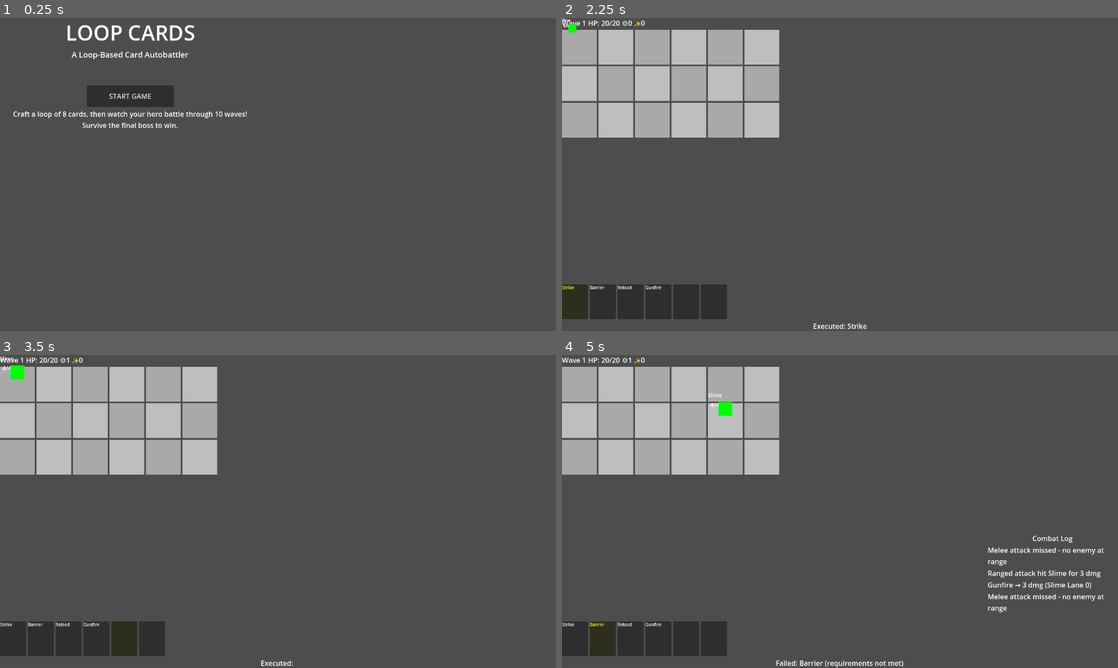
Above: before the commit, frames 1-4 (two rows, left to right).
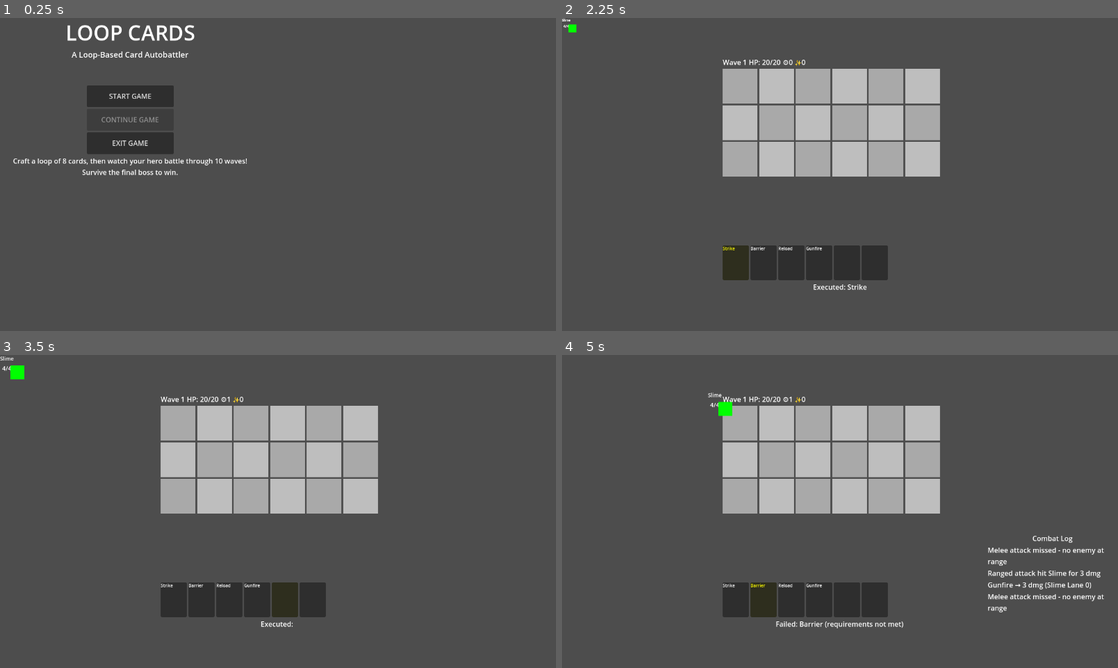
Above: after the commit, the same moments.

Repository: apearms/cardloop-game
Game: Godot game, scene res://scenes/main.tscn
Same seed, same stepped clock (60 frames per second), same inputs: the game is played once before the commit and once after it.
Inputs (mouse positions are in pixels of both pictures, inside the frame that each line leads up to):
- Up to frame 1 (0.25 s): no input
- Up to frame 2 (2.25 s): click "START GAME" at 0.5 s; click "RUN LOOP" at 1.25 s; click "Easy - Wave 1 2 Slimes • Heal…" at 2 s
- Up to frame 3 (3.5 s): tap Enter (ui_accept) at 2.75, 3.02 s; move the mouse to (400, 495) at 2.77 s; click (400, 495) at 2.92 s
- Up to frame 4 (5 s): drag from (728, 527) to (812, 574) at 3.52 s; tap Enter (ui_accept) at 4.25 s; move the mouse to (895, 442) at 4.27 s; click (895, 442) at 4.42 s

The runs differ from the first frame. In frame 1, 2.1% of the frame differs, in the area x 2-45%, y 29-51%; in frame 2, 28%; in frame 3, 28%; in frame 4, 28%, in the area x 0-68%, y 0-100%.

Commit message:
Few more bugs changed

Diff:
--- a/project.godot
+++ b/project.godot
@@ -24,6 +24,8 @@
 AudioManager="*res://scripts/AudioManager.gd"
 GridManager="*res://scripts/GridManager.gd"
 ArtifactDB="*res://scripts/ArtifactDB.gd"
+SaveManager="*res://scripts/SaveManager.gd"
+GlobalPause="*res://scripts/GlobalPause.gd"
 
 [display]
 
--- a/scenes/battle/Battle.tscn
+++ b/scenes/battle/Battle.tscn
@@ -9,57 +9,65 @@
 anchor_bottom = 1.0
 script = ExtResource("1_battle")
 
-[node name="VBox" type="VBoxContainer" parent="."]
+[node name="CenterContainer" type="CenterContainer" parent="."]
 layout_mode = 1
 anchors_preset = 15
 anchor_right = 1.0
 anchor_bottom = 1.0
 
-[node name="TopBar" type="HBoxContainer" parent="VBox"]
+[node name="AspectRatioContainer" type="AspectRatioContainer" parent="CenterContainer"]
+layout_mode = 2
+custom_minimum_size = Vector2(960, 540)
+stretch_mode = 1
+
+[node name="VBox" type="VBoxContainer" parent="CenterContainer/AspectRatioContainer"]
 layout_mode = 2
 
-[node name="WaveLabel" type="Label" parent="VBox/TopBar"]
+[node name="TopBar" type="HBoxContainer" parent="CenterContainer/AspectRatioContainer/VBox"]
+layout_mode = 2
+
+[node name="WaveLabel" type="Label" parent="CenterContainer/AspectRatioContainer/VBox/TopBar"]
 layout_mode = 2
 text = "Wave 1"
 
-[node name="HPLabel" type="Label" parent="VBox/TopBar"]
+[node name="HPLabel" type="Label" parent="CenterContainer/AspectRatioContainer/VBox/TopBar"]
 layout_mode = 2
 text = "HP: 20/20"
 
-[node name="ResourcesLabel" type="Label" parent="VBox/TopBar"]
+[node name="ResourcesLabel" type="Label" parent="CenterContainer/AspectRatioContainer/VBox/TopBar"]
 layout_mode = 2
 text = "⚙️0 ✨0"
 
-[node name="BattleArea" type="VBoxContainer" parent="VBox"]
+[node name="BattleArea" type="VBoxContainer" parent="CenterContainer/AspectRatioContainer/VBox"]
 layout_mode = 2
 size_flags_vertical = 3
 
-[node name="GridContainer" type="GridContainer" parent="VBox/BattleArea"]
+[node name="GridContainer" type="GridContainer" parent="CenterContainer/AspectRatioContainer/VBox/BattleArea"]
 layout_mode = 2
 columns = 6
 
-[node name="SpawnQueueContainer" type="VBoxContainer" parent="VBox/BattleArea"]
+[node name="SpawnQueueContainer" type="VBoxContainer" parent="CenterContainer/AspectRatioContainer/VBox/BattleArea"]
 layout_mode = 2
 
-[node name="QueueLabel0" type="Label" parent="VBox/BattleArea/SpawnQueueContainer"]
+[node name="QueueLabel0" type="Label" parent="CenterContainer/AspectRatioContainer/VBox/BattleArea/SpawnQueueContainer"]
 layout_mode = 2
 text = ""
 horizontal_alignment = 2
 
-[node name="QueueLabel1" type="Label" parent="VBox/BattleArea/SpawnQueueContainer"]
+[node name="QueueLabel1" type="Label" parent="CenterContainer/AspectRatioContainer/VBox/BattleArea/SpawnQueueContainer"]
 layout_mode = 2
 text = ""
 horizontal_alignment = 2
 
-[node name="QueueLabel2" type="Label" parent="VBox/BattleArea/SpawnQueueContainer"]
+[node name="QueueLabel2" type="Label" parent="CenterContainer/AspectRatioContainer/VBox/BattleArea/SpawnQueueContainer"]
 layout_mode = 2
 text = ""
 horizontal_alignment = 2
 
-[node name="LoopDisplay" type="HBoxContainer" parent="VBox"]
+[node name="LoopDisplay" type="HBoxContainer" parent="CenterContainer/AspectRatioContainer/VBox"]
 layout_mode = 2
 
-[node name="StatusLabel" type="Label" parent="VBox"]
+[node name="StatusLabel" type="Label" parent="CenterContainer/AspectRatioContainer/VBox"]
 layout_mode = 2
 text = "Ready to battle!"
 horizontal_alignment = 1
--- a/scenes/ui/PauseMenu.tscn
+++ b/scenes/ui/PauseMenu.tscn
@@ -54,10 +54,6 @@
 layout_mode = 2
 text = "Save Game"
 
-[node name="LoadButton" type="Button" parent="CenterContainer/VBox"]
-layout_mode = 2
-text = "Load Game"
-
 [node name="Spacer2" type="Control" parent="CenterContainer/VBox"]
 layout_mode = 2
 custom_minimum_size = Vector2(0, 20)
--- a/scripts/Battle.gd
+++ b/scripts/Battle.gd
@@ -8,16 +8,16 @@
 signal battle_won
 signal battle_lost
 
-@onready var wave_label: Label = $VBox/TopBar/WaveLabel
-@onready var hp_label: Label = $VBox/TopBar/HPLabel
-@onready var resources_label: Label = $VBox/TopBar/ResourcesLabel
-@onready var grid_container: GridContainer = $VBox/BattleArea/GridContainer
-@onready var loop_display: HBoxContainer = $VBox/LoopDisplay
-@onready var status_label: Label = $VBox/StatusLabel
+@onready var wave_label: Label = $CenterContainer/AspectRatioContainer/VBox/TopBar/WaveLabel
+@onready var hp_label: Label = $CenterContainer/AspectRatioContainer/VBox/TopBar/HPLabel
+@onready var resources_label: Label = $CenterContainer/AspectRatioContainer/VBox/TopBar/ResourcesLabel
+@onready var grid_container: GridContainer = $CenterContainer/AspectRatioContainer/VBox/BattleArea/GridContainer
+@onready var loop_display: HBoxContainer = $CenterContainer/AspectRatioContainer/VBox/LoopDisplay
+@onready var status_label: Label = $CenterContainer/AspectRatioContainer/VBox/StatusLabel
 @onready var queue_labels: Array[Label] = [
-	$VBox/BattleArea/SpawnQueueContainer/QueueLabel0,
-	$VBox/BattleArea/SpawnQueueContainer/QueueLabel1,
-	$VBox/BattleArea/SpawnQueueContainer/QueueLabel2
+	$CenterContainer/AspectRatioContainer/VBox/BattleArea/SpawnQueueContainer/QueueLabel0,
+	$CenterContainer/AspectRatioContainer/VBox/BattleArea/SpawnQueueContainer/QueueLabel1,
+	$CenterContainer/AspectRatioContainer/VBox/BattleArea/SpawnQueueContainer/QueueLabel2
 ]
 @onready var combat_log: VBoxContainer = $CombatLog
 @onready var log_container: VBoxContainer = $CombatLog/LogScroll/LogContainer
@@ -31,7 +31,8 @@
 var current_block: int = 0
 var wave_spawn_data: Array[Dictionary] = []
 var spawn_timer: float = 0.0
-var spawn_queue: Array[int] = [] # Queue count per lane
+#var spawn_queue: Array[String] = [] # Queue of enemy IDs to spawn
+var spawn_queue := [0, 0, 0]   # one counter per lane
 var combat_log_entries: Array[String] = []
 const MAX_LOG_ENTRIES = 50
 
@@ -54,8 +55,7 @@
 func _input(event):
 	if event.is_action_pressed("ui_accept"):  # Tab key
 		_toggle_combat_log()
-	elif event.is_action_pressed("ui_cancel"):  # ESC key
-		_toggle_pause_menu()
+	# ESC handling moved to GlobalPause singleton
 
 func _setup_pause_menu():
 	pause_menu = pause_menu_scene.instantiate()
@@ -168,7 +168,7 @@
 
 	# Initialize grid and spawn queue
 	GridManager.clear()
-	spawn_queue = [0, 0, 0] # 3 lanes
+	spawn_queue = [] # Clear enemy queue
 
 	# Reset resources
 	GameState.reset_resources()
@@ -183,7 +183,12 @@
 	_create_loop_display()
 
 	# Spawn enemies immediately before first loop
-	_spawn_enemies()
+	if not wave_spawn_data.is_empty():
+		var enemy_list: Array[String] = []
+		for spawn_data in wave_spawn_data:
+			enemy_list.append(spawn_data.enemy_id)
+		_spawn_enemies_immediate(enemy_list)
+		wave_spawn_data.clear()
 
 	# Start the first player loop
 	_start_first_player_loop()
@@ -359,31 +364,21 @@
 		if e.grid_x == GridManager.HERO_COL:
 			apply_contact_damage(e)
 
+func _spawn_enemies_immediate(enemy_list: Array[String]):
+	for enemy_id in enemy_list:
+		var spawned := false
+		for lane in range(GridManager.GRID_H):
+			if GridManager.is_free(lane, GridManager.SPAWN_COL):
+				_spawn_enemy(enemy_id, lane, GridManager.SPAWN_COL)
+				spawned = true
+				break
+		if not spawned:
+			spawn_queue.append(enemy_id)   # queue if no free lane
+
 func _spawn_enemies():
-	# Clear GridManager first
-	GridManager.clear()
-
-	# Spawn all enemies immediately at wave start
-	if loop_index == 0 and not wave_spawn_data.is_empty():
-		# Iterate wave list → for each enemy
-		for spawn_data in wave_spawn_data:
-			var enemy_id = spawn_data.enemy_id
-			var spawned = false
-
-			# Try all lanes for this enemy
-			for lane in range(GridManager.GRID_H):
-				if GridManager.is_free(lane, GridManager.SPAWN_COL):
-					_spawn_enemy(enemy_id, lane, GridManager.SPAWN_COL)
-					spawned = true
-					break   # stop searching lanes for this enemy
-
-			# Only enqueue if ALL lanes are occupied (should not happen at wave start)
-			if not spawned:
-				print("Warning: Could not spawn enemy ", enemy_id, " - all lanes occupied")
-				var preferred_lane = spawn_data.get("lane", 0)
-				spawn_queue[preferred_lane] += 1
-
-		wave_spawn_data.clear()
+	# This function is now used for ongoing spawns during battle
+	# Initial spawns are handled by _spawn_enemies_immediate()
+	pass
 
 func request_move(enemy, new_x):
 	var old_x = enemy.grid_x
@@ -457,6 +452,7 @@
 			return
 
 	# If all lanes full, add to spawn queue
+	#var spawn_queue := [0,0,0]   # one counter per lane
 	spawn_queue[preferred_lane] += 1
 	_update_spawn_queue_display()
 
@@ -473,6 +469,7 @@
 			_spawn_enemy(enemy_id, free_lane, spawn_col)
 		else:
 			# All lanes blocked, enqueue spawn
+			#var spawn_queue := [0,0,0]   # one counter per lane
 			spawn_queue[lane] += 1
 			_update_spawn_queue_display()
 
@@ -498,21 +495,35 @@
 	tween.tween_property(enemy, "scale", Vector2.ONE, 0.3)
 
 func _dequeue_spawns():
-	# Pop as many queued enemies as there are free lanes in that lane
-	for lane in range(spawn_queue.size()):
-		var spawn_col = GridManager.GRID_W - 1
-		while spawn_queue[lane] > 0 and GridManager.is_free(lane, spawn_col):
-			# Spawn a generic enemy (we'll need to track enemy types in queue later)
-			_spawn_enemy("Slime", lane, spawn_col)
-			spawn_queue[lane] -= 1
+	# Process spawn queue until lanes are full each turn
+	var spawned_this_turn = []
+	for enemy_id in spawn_queue:
+		var spawned = false
+		for lane in range(GridManager.GRID_H):
+			if GridManager.is_free(lane, GridManager.SPAWN_COL):
+				_spawn_enemy(enemy_id, lane, GridManager.SPAWN_COL)
+				spawned_this_turn.append(enemy_id)
+				spawned = true
+				break
+		if not spawned:
+			break  # No more free lanes, stop processing queue
+
+	# Remove spawned enemies from queue
+	for enemy_id in spawned_this_turn:
+		spawn_queue.erase(enemy_id)
 
 	# Update queue display
 	_update_spawn_queue_display()
 
 func _update_spawn_queue_display():
+	# Count enemies per lane in queue (simplified display)
+	var lane_counts = [0, 0, 0]
+	for i in range(min(spawn_queue.size(), 3)):
+		lane_counts[i % 3] += 1
+
 	for i in range(queue_labels.size()):
-		if i < spawn_queue.size() and spawn_queue[i] > 0:
-			queue_labels[i].text = "+" + str(spawn_queue[i])
+		if lane_counts[i] > 0:
+			queue_labels[i].text = "+" + str(lane_counts[i])
 		else:
 			queue_labels[i].text = ""
 
--- a/scripts/CardSlot.gd
+++ b/scripts/CardSlot.gd
@@ -149,17 +149,25 @@
 	modulate = Color.WHITE
 
 func _set_empty_slot_style():
-	# Create style with silver border for empty slots
+	# Create style with #777 border for empty slots
 	var style_box = StyleBoxFlat.new()
 	style_box.bg_color = Color.DARK_GRAY
 	style_box.border_width_left = 2
 	style_box.border_width_right = 2
 	style_box.border_width_top = 2
 	style_box.border_width_bottom = 2
-	style_box.border_color = Color.SILVER  # Silver border for empty slots
+	style_box.border_color = Color("#777777")  # Gray border for empty slots
 
 	# Apply the style to the background
 	background.add_theme_stylebox_override("panel", style_box)
+
+func set_drag_over_highlight(enabled: bool):
+	# Highlight empty slot during drag over
+	if card_id == "":
+		if enabled:
+			modulate = Color(1, 1, 1, 0.6)  # Indicate drop target
+		else:
+			modulate = Color.WHITE  # Normal state
 
 func _on_gui_input(event: InputEvent):
 	if event is InputEventMouseButton:
--- a/scripts/DeckCardIcon.gd
+++ b/scripts/DeckCardIcon.gd
@@ -14,6 +14,7 @@
 var card_id: String = ""
 var is_dragging: bool = false
 var drag_preview: Control = null
+var last_highlighted_slot: CardSlot = null
 
 func _ready():
 	custom_minimum_size = Vector2(64, 85)
@@ -23,6 +24,26 @@
 	mouse_entered.connect(_on_mouse_entered)
 	mouse_exited.connect(_on_mouse_exited)
 	gui_input.connect(_on_gui_input)
+
+func _process(_delta):
+	if is_dragging and drag_preview:
+		# Update drag preview position
+		drag_preview.global_position = get_global_mouse_position() - drag_preview.size / 2
+
+		# Handle drag-over highlighting
+		var prep_screen = get_tree().get_first_node_in_group("prep_screen")
+		if prep_screen and prep_screen.has_method("_find_loop_slot_at"):
+			var current_slot = prep_screen._find_loop_slot_at(get_global_mouse_position())
+
+			# Clear previous highlight
+			if last_highlighted_slot and last_highlighted_slot != current_slot:
+				last_highlighted_slot.set_drag_over_highlight(false)
+
+			# Set new highlight
+			if current_slot and current_slot != last_highlighted_slot:
+				current_slot.set_drag_over_highlight(true)
+
+			last_highlighted_slot = current_slot
 
 func set_card(id: String):
 	card_id = id
@@ -101,6 +122,12 @@
 func _end_drag():
 	if is_dragging:
 		is_dragging = false
+
+		# Clear any remaining highlight
+		if last_highlighted_slot:
+			last_highlighted_slot.set_drag_over_highlight(false)
+			last_highlighted_slot = null
+
 		var global_pos = global_position + get_global_mouse_position() - global_position
 		emit_signal("icon_drag_ended", card_id, global_pos)
 		_destroy_drag_preview()
--- /dev/null
+++ b/scripts/GlobalPause.gd
@@ -0,0 +1,31 @@
+extends Node
+
+var pause_menu_visible: bool = false
+var current_pause_menu: Control = null
+
+func _input(event):
+	if event.is_action_pressed("ui_cancel"):  # ESC key
+		if pause_menu_visible:
+			# Hide menu and unpause
+			if current_pause_menu:
+				current_pause_menu.hide_pause_menu()
+			_unpause()
+		else:
+			# Show menu and pause
+			if current_pause_menu:
+				current_pause_menu.show_pause_menu()
+			_pause()
+
+func _pause():
+	get_tree().paused = true
+	pause_menu_visible = true
+
+func _unpause():
+	get_tree().paused = false
+	pause_menu_visible = false
+
+func register_pause_menu(menu: Control):
+	current_pause_menu = menu
+
+func unregister_pause_menu():
+	current_pause_menu = null
--- a/scripts/GridManager.gd
+++ b/scripts/GridManager.gd
@@ -7,6 +7,10 @@
 const GRID_H := 3
 const HERO_COL := 0
 const SPAWN_COL := GRID_W - 1   # 5
+
+
+var grid_width : int = GRID_W
+var grid_height: int = GRID_H
 
 var occupancy := Array() # 2D bool array [lane][column]
 
--- a/scripts/Main.gd
+++ b/scripts/Main.gd
@@ -39,12 +39,15 @@
 	for child in title_screen.get_children():
 		child.queue_free()
 
-	# Create title UI
+	# Create title UI with CenterContainer
+	var center_container = CenterContainer.new()
+	center_container.size_flags_horizontal = Control.SIZE_EXPAND_FILL
+	center_container.size_flags_vertical = Control.SIZE_EXPAND_FILL
+	title_screen.add_child(center_container)
+
 	var vbox = VBoxContainer.new()
-	vbox.size_flags_horizontal = Control.SIZE_EXPAND_FILL
-	vbox.size_flags_vertical = Control.SIZE_EXPAND_FILL
 	vbox.alignment = BoxContainer.ALIGNMENT_CENTER
-	title_screen.add_child(vbox)
+	center_container.add_child(vbox)
 
 	# Title label
 	var title_label = Label.new()
@@ -73,6 +76,23 @@
 	start_button.pressed.connect(_on_start_game)
 	vbox.add_child(start_button)
 
+	# Continue button
+	var continue_button = Button.new()
+	continue_button.text = "CONTINUE GAME"
+	continue_button.custom_minimum_size = Vector2(200, 50)
+	continue_button.size_flags_horizontal = Control.SIZE_SHRINK_CENTER
+	continue_button.disabled = not SaveManager.has_valid_save()
+	continue_button.pressed.connect(_on_continue_game)
+	vbox.add_child(continue_button)
+
+	# Exit button
+	var exit_button = Button.new()
+	exit_button.text = "EXIT GAME"
+	exit_button.custom_minimum_size = Vector2(200, 50)
+	exit_button.size_flags_horizontal = Control.SIZE_SHRINK_CENTER
+	exit_button.pressed.connect(_on_exit_game)
+	vbox.add_child(exit_button)
+
 	# Instructions
 	var instructions = Label.new()
 	instructions.text = "Craft a loop of 8 cards, then watch your hero battle through 10 waves!\nSurvive the final boss to win."
@@ -110,6 +130,22 @@
 
 	# Start with prep screen
 	load_scene(PREP_SCENE)
+
+func _on_continue_game():
+	AudioManager.play_button_click()
+
+	# Load saved game
+	if SaveManager.load_game():
+		# Hide title screen
+		title_screen.visible = false
+		game_container.visible = true
+
+		# Start with prep screen
+		load_scene(PREP_SCENE)
+
+func _on_exit_game():
+	AudioManager.play_button_click()
+	get_tree().quit()
 
 func load_scene(scene_path: String):
 	# Clear current scene
--- a/scripts/PauseMenu.gd
+++ b/scripts/PauseMenu.gd
@@ -8,7 +8,6 @@
 
 @onready var resume_button: Button = $CenterContainer/VBox/ResumeButton
 @onready var save_button: Button = $CenterContainer/VBox/SaveButton
-@onready var load_button: Button = $CenterContainer/VBox/LoadButton
 @onready var quit_button: Button = $CenterContainer/VBox/QuitButton
 
 var save_file_path: String = "user://savegame.save"
@@ -17,19 +16,21 @@
 	# Connect button signals
 	resume_button.pressed.connect(_on_resume_pressed)
 	save_button.pressed.connect(_on_save_pressed)
-	load_button.pressed.connect(_on_load_pressed)
 	quit_button.pressed.connect(_on_quit_pressed)
+
+	# Register with GlobalPause
+	GlobalPause.register_pause_menu(self)
 
 	# Initially hidden
 	visible = false
 
 func show_pause_menu():
 	visible = true
-	get_tree().paused = true
+	GlobalPause._pause()
 
 func hide_pause_menu():
 	visible = false
-	get_tree().paused = false
+	GlobalPause._unpause()
 
 func _on_resume_pressed():
 	hide_pause_menu()
@@ -38,9 +39,6 @@
 func _on_save_pressed():
 	_save_game()
 
-func _on_load_pressed():
-	_load_game()
-
 func _on_quit_pressed():
 	hide_pause_menu()
 	emit_signal("quit_to_menu")
@@ -48,13 +46,14 @@
 func _save_game():
 	var save_data = {
 		"wave": GameState.current_wave,
-		"hp": GameState.current_hp,
-		"max_hp": GameState.max_hp,
-		"ammo": GameState.current_ammo,
-		"mana": GameState.current_mana,
+		"hp": GameState.hero_hp,
+		"max_hp": GameState.max_hero_hp,
+		"ammo": GameState.ammo,
+		"mana": GameState.mana,
 		"deck": GameState.deck.duplicate(),
 		"deck_all": GameState.deck_all.duplicate(),
-		"artifacts": GameState.artifacts.duplicate()
+		"artifacts": GameState.artifacts.duplicate(),
+		"finished": false
 	}
 
 	var save_file = FileAccess.open(save_file_path, FileAccess.WRITE)
@@ -65,32 +64,4 @@
 	else:
 		print("Failed to save game")
 
-func _load_game():
-	var save_file = FileAccess.open(save_file_path, FileAccess.READ)
-	if save_file:
-		var json_string = save_file.get_as_text()
-		save_file.close()
-
-		var json = JSON.new()
-		var parse_result = json.parse(json_string)
-
-		if parse_result == OK:
-			var save_data = json.data
-
-			# Restore game state
-			GameState.current_wave = save_data.get("wave", 1)
-			GameState.current_hp = save_data.get("hp", 10)
-			GameState.max_hp = save_data.get("max_hp", 10)
-			GameState.current_ammo = save_data.get("ammo", 0)
-			GameState.current_mana = save_data.get("mana", 0)
-			GameState.deck = save_data.get("deck", [])
-			GameState.deck_all = save_data.get("deck_all", [])
-			GameState.artifacts = save_data.get("artifacts", [])
-
-			print("Game loaded successfully")
-			hide_pause_menu()
-			emit_signal("resume_game")
-		else:
-			print("Failed to parse save file")
-	else:
-		print("No save file found")
+# Load Game functionality removed - use Continue from main menu instead
--- a/scripts/PrepScreen.gd
+++ b/scripts/PrepScreen.gd
@@ -19,6 +19,9 @@
 var deck_card_icon_scene = preload("res://scenes/ui/DeckCardIcon.tscn")
 
 func _ready():
+	# Add to group for drag system
+	add_to_group("prep_screen")
+
 	_setup_ui()
 	_setup_card_slots()
 	_setup_relic_bar()
@@ -32,9 +35,9 @@
 	GameState.hero_hp_changed.connect(_update_hp_display)
 	GameState.artifacts_changed.connect(_setup_relic_bar)
 
-func _input(event):
-	if event.is_action_pressed("ui_cancel"):  # ESC key
-		_toggle_pause_menu()
+func _input(_event):
+	if Input.is_action_pressed("ui_cancel"):
+		GlobalPause.toggle_pause()
 
 func _setup_ui():
 	# Connect buttons
@@ -190,6 +193,17 @@
 	var max_size = GameState.max_deck_size()
 	while GameState.deck.size() < max_size:
 		GameState.deck.append("")
+
+	# Compute dynamic slot size based on container width
+	if loop_container:
+		var container_width = loop_container.size.x
+		if container_width > 0:
+			var slot_width = (container_width / max_size) - 8
+			slot_width = max(slot_width, 80)  # Minimum width
+
+			# Update slot sizes
+			for slot in card_slots:
+				slot.custom_minimum_size.x = slot_width
 
 	# Update each slot with corresponding deck card (up to max_deck_size)
 	for i in range(min(card_slots.size(), max_size)):
@@ -304,15 +318,26 @@
 	for child in deck_slots.get_children():
 		child.queue_free()
 
-	# Create icon for each card in deck_all
-	for id in GameState.deck_all:
-		var icon = deck_card_icon_scene.instantiate()
-		# Connect drag signals
-		icon.icon_drag_started.connect(_on_icon_drag_started)
-		icon.icon_drag_ended.connect(_on_icon_drag_ended)
-		deck_slots.add_child(icon)
-		# Set card data after adding to scene tree (ensures @onready vars are ready)
-		icon.call_deferred("set_card", id)
+	# Always keep GridContainer visible
+	deck_slots.visible = true
+
+	if GameState.deck_all.size() == 0:
+		# Show "(Empty)" label when no cards
+		var empty_label = Label.new()
+		empty_label.text = "(Empty)"
+		empty_label.modulate = Color.GRAY
+		empty_label.horizontal_alignment = HORIZONTAL_ALIGNMENT_CENTER
+		deck_slots.add_child(empty_label)
+	else:
+		# Create icon for each card in deck_all
+		for id in GameState.deck_all:
+			var icon = deck_card_icon_scene.instantiate()
+			# Connect drag signals
+			icon.icon_drag_started.connect(_on_icon_drag_started)
+			icon.icon_drag_ended.connect(_on_icon_drag_ended)
+			deck_slots.add_child(icon)
+			# Set card data after adding to scene tree (ensures @onready vars are ready)
+			icon.call_deferred("set_card", id)
 
 func _on_icon_drag_started(_card_id: String):
 	# Visual feedback for drag start
--- /dev/null
+++ b/scripts/SaveManager.gd
@@ -0,0 +1,74 @@
+extends Node
+
+# Save/Load manager singleton
+
+const SAVE_FILE_PATH = "user://savegame.save"
+
+func has_valid_save() -> bool:
+	var save_file = FileAccess.open(SAVE_FILE_PATH, FileAccess.READ)
+	if not save_file:
+		return false
+
+	var json_string = save_file.get_as_text()
+	save_file.close()
+
+	var json = JSON.new()
+	var parse_result = json.parse(json_string)
+
+	if parse_result != OK:
+		return false
+
+	var save_data = json.data
+	# Check if save is not finished
+	return not save_data.get("finished", false)
+
+func save_game():
+	var save_data = {
+		"wave": GameState.current_wave,
+		"hp": GameState.hero_hp,
+		"max_hp": GameState.max_hero_hp,
+		"ammo": GameState.ammo,
+		"mana": GameState.mana,
+		"deck": GameState.deck.duplicate(),
+		"deck_all": GameState.deck_all.duplicate(),
+		"artifacts": GameState.artifacts.duplicate(),
+		"finished": false
+	}
+
+	var save_file = FileAccess.open(SAVE_FILE_PATH, FileAccess.WRITE)
+	if save_file:
+		save_file.store_string(JSON.stringify(save_data))
+		save_file.close()
+		return true
+	return false
+
+func load_game() -> bool:
+	var save_file = FileAccess.open(SAVE_FILE_PATH, FileAccess.READ)
+	if not save_file:
+		return false
+
+	var json_string = save_file.get_as_text()
+	save_file.close()
+
+	var json = JSON.new()
+	var parse_result = json.parse(json_string)
+
+	if parse_result != OK:
+		return false
+
+	var save_data = json.data
+
+	# Restore game state
+	GameState.current_wave = save_data.get("wave", 1)
+	GameState.hero_hp = save_data.get("hp", 20)
+	GameState.max_hero_hp = save_data.get("max_hp", 20)
+	GameState.ammo = save_data.get("ammo", 0)
+	GameState.mana = save_data.get("mana", 0)
+	GameState.deck = save_data.get("deck", [])
+	GameState.deck_all = save_data.get("deck_all", [])
+	GameState.artifacts = save_data.get("artifacts", {})
+
+	# Mark as not finished when loading
+	save_data["finished"] = false
+
+	return true
Not shown, added: scripts/GlobalPause.gd.uid
Not shown, added: scripts/SaveManager.gd.uid
